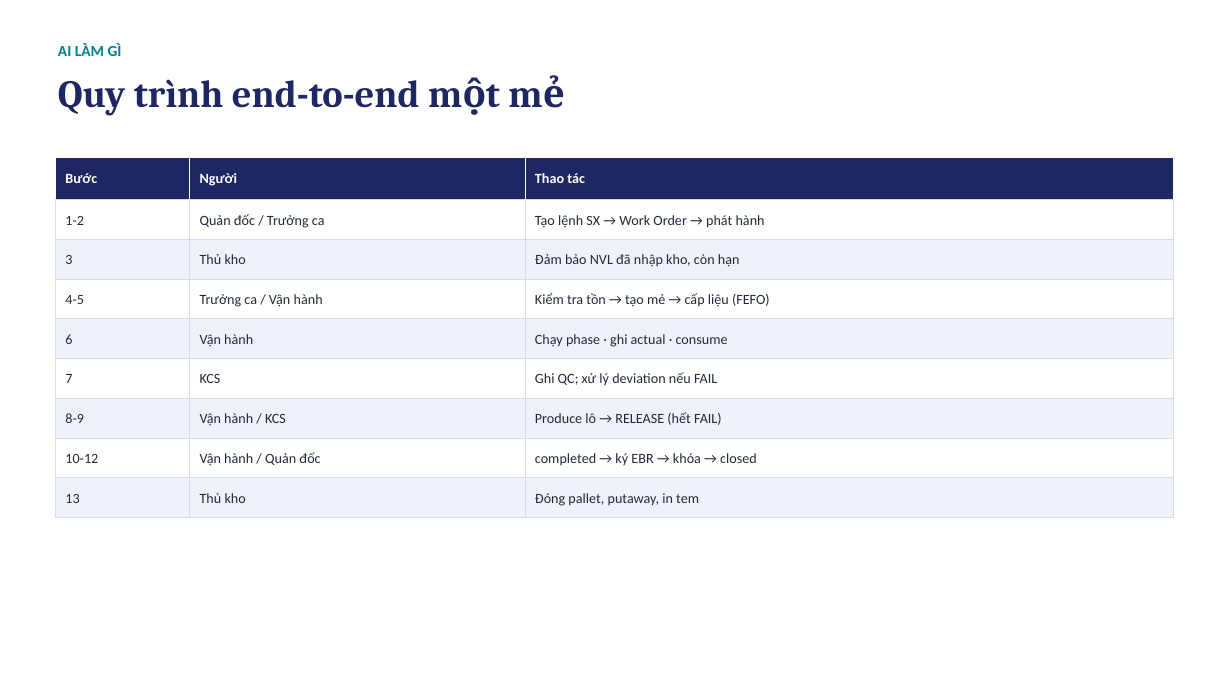
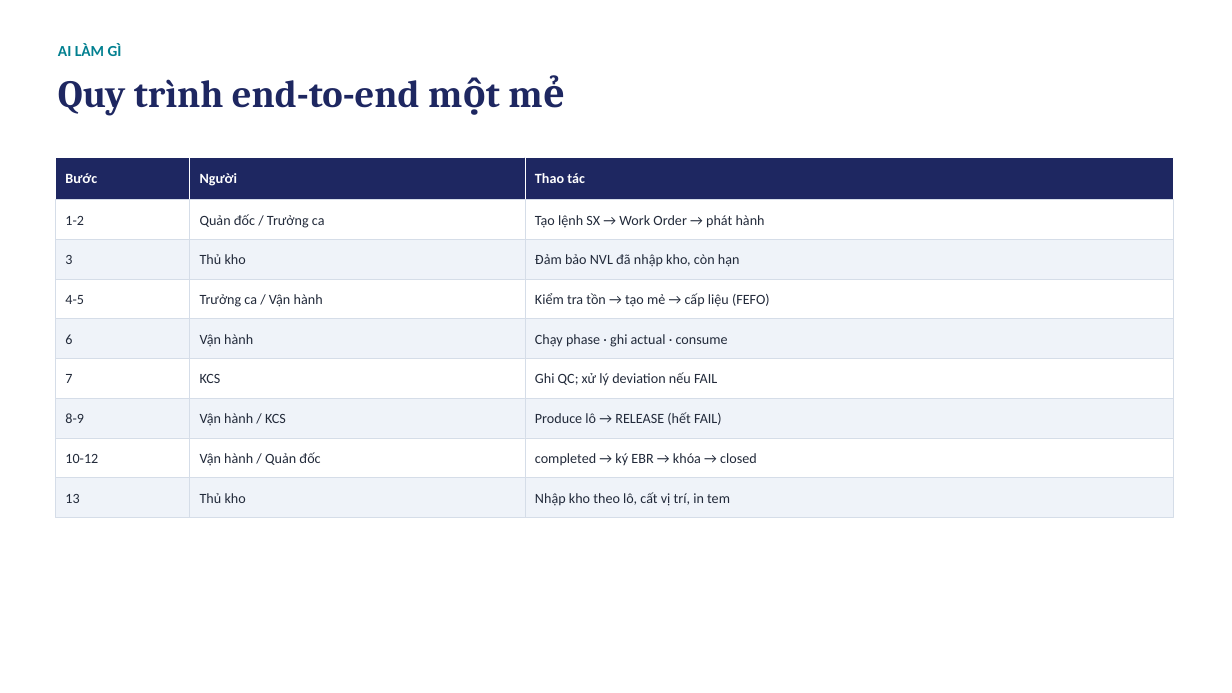
Before and after one commit to GiangdtHLB/HLBMES, a slide deck: slide 11 of docs/MES-HuongDanSuDung.pptx. Drawn at 1232x693 pixels with LibreOffice and Linux fonts; fonts in the diff are those of the drawing. Boxes give left, top, right and bottom in pixels: in the first picture for what was removed or moved away, otherwise in the second. Text is boxed around its words. In the diff, an @@ line names an element or a change of style, - is before the commit and + after.

```diff
--- a/docs/MES-HuongDanSuDung.pptx
+++ b/docs/MES-HuongDanSuDung.pptx
@@ text at [535, 492, 730, 506]: text changed @@
-Đóng pallet, putaway, in tem
+Nhập kho theo lô, cất vị trí, in tem
```
Also in this commit, not shown: 1 other slide changed, 34 other files.
